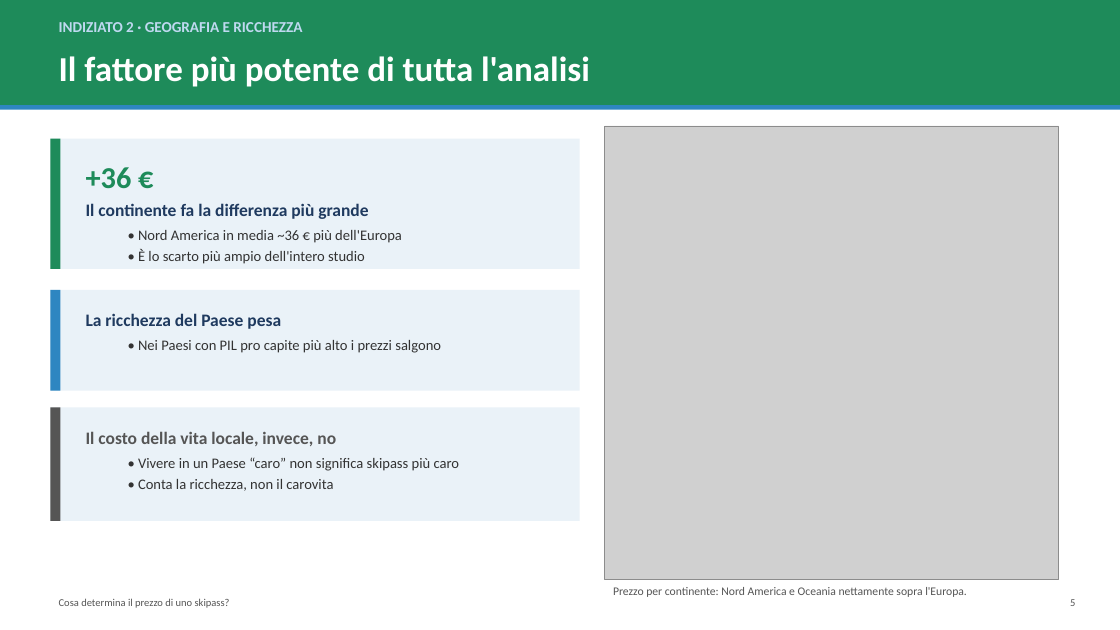
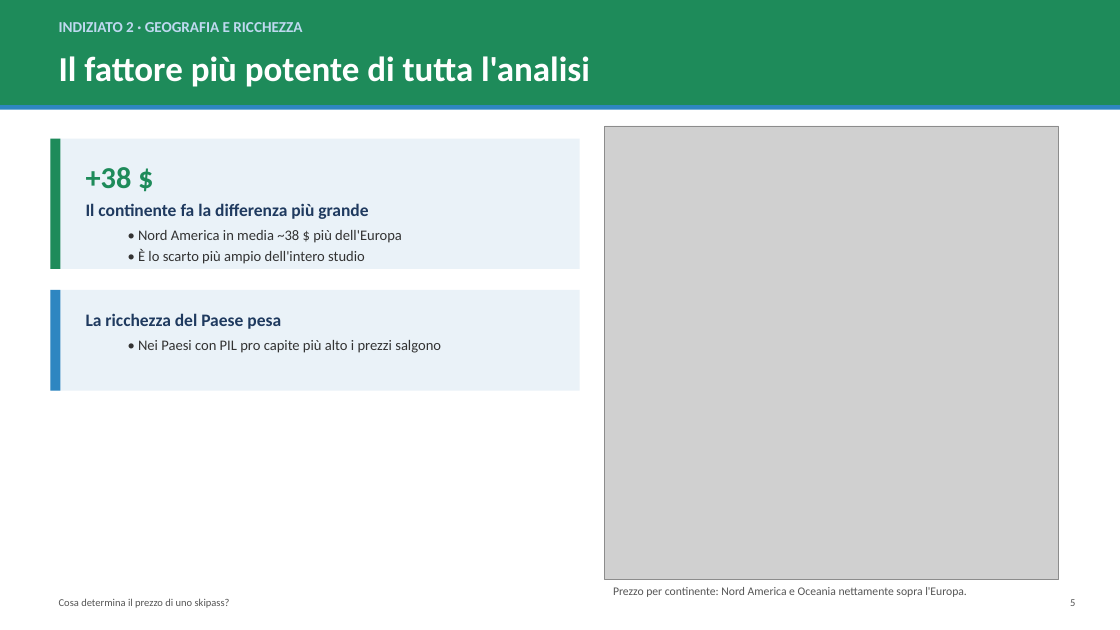
Before and after one commit to alessandroMacchii/Ski-resorts-prices-In-R, a slide deck: slide 6 of Presentazione_Ski_Resorts.pptx. Drawn at 1120x630 pixels with LibreOffice and Linux fonts; fonts in the diff are those of the drawing; grey boxes stand for pictures. Boxes give left, top, right and bottom in pixels: in the first picture for what was removed or moved away, otherwise in the second. Text is boxed around its words. In the diff, an @@ line names an element or a change of style, - is before the commit and + after.

```diff
--- a/Presentazione_Ski_Resorts.pptx
+++ b/Presentazione_Ski_Resorts.pptx
@@ text at (86,167,132,189): text changed @@
-+36 €
++38 $
@@ text at (138,230,402,243): text changed @@
-  • Nord America in media ~36 € più dell'Europa
+  • Nord America in media ~38 $ più dell'Europa
@@ rectangle removed at (50,408,580,521) @@
@@ rectangle removed at (50,408,60,521) @@
@@ text removed at (86,431,460,491) @@
-Il costo della vita locale, invece, no
-  • Vivere in un Paese “caro” non significa skipass più caro
-  • Conta la ricchezza, non il carovita
```
Also in this commit, not shown: 5 other slides changed, 1 slide added, 2 slides removed, 5 other files.
